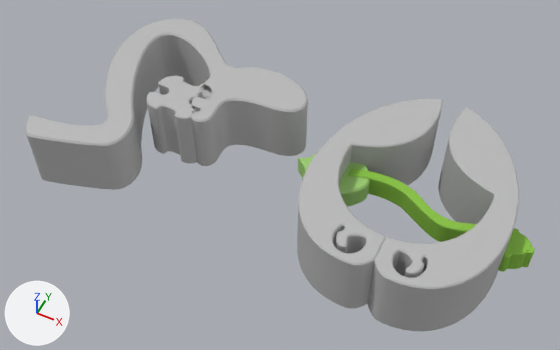
Renders of the FBX model Assets/Models/Seed.fbx from each side of a commit.
Both versions are drawn from a 50 mm camera at (0.168, -0.806, 0.957) aimed at (-0.222, -0.026, -0.018). Lighting does not change. The marker at lower left points along +X, +Y and +Z. Where no turn or scale is listed for an object, it has been applied to the vertices.

Objects in the first picture: 'MAGICUser_20150422_2344:polySurface1', 'MAGICUser_20150422_2344:polySurface14', 'leftSide', 'polySurface1', 'polySurface4', 'rightSide'.
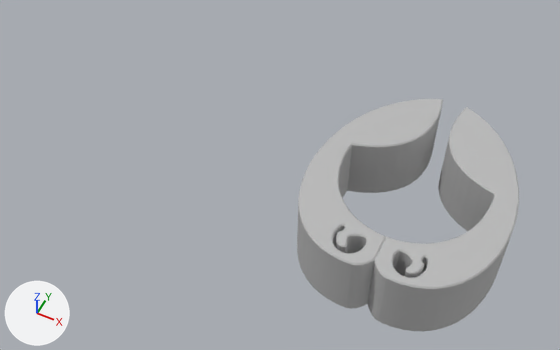
Where the newer file only moved an object's origin or applied its transform, the numbers keep the older frame.

Edits to the bpy script that builds the scene:
```text
Remove ob_magicuser_20150422_2344_polysurface14:
    ob_magicuser_20150422_2344_polysurface14 = bpy.data.objects.new('MAGICUser_20150422_2344:polySurface14', me_mesh_001)
    ob_magicuser_20150422_2344_polysurface14.location = (-0.427, 0.0, 0.0)
Remove ob_polysurface4:
    ob_polysurface4 = bpy.data.objects.new('polySurface4', me_mesh_003)
    ob_polysurface4.location = (-0.001, -0.001, -0.021)
Remove ob_polysurface1:
    ob_polysurface1 = bpy.data.objects.new('polySurface1', me_mesh_002)
    ob_polysurface1.location = (-0.108, 0.043, 0.015)
Remove ob_magicuser_20150422_2344_polysurface1:
    ob_magicuser_20150422_2344_polysurface1 = bpy.data.objects.new('MAGICUser_20150422_2344:polySurface1', me_mesh)
    ob_magicuser_20150422_2344_polysurface1.location = (-0.427, 0.0, 0.0)
```

Boxes [x1, y1, x2, y2] around the edits, measured in the pictures (560 x 350 px):
'MAGICUser_20150422_2344:polySurface1', deleted: before [25, 18, 308, 190]
'polySurface4', deleted (green): before [348, 168, 535, 272]
'MAGICUser_20150422_2344:polySurface14', deleted: before [146, 76, 212, 163]
'polySurface1', deleted (green): before [298, 153, 370, 207]
